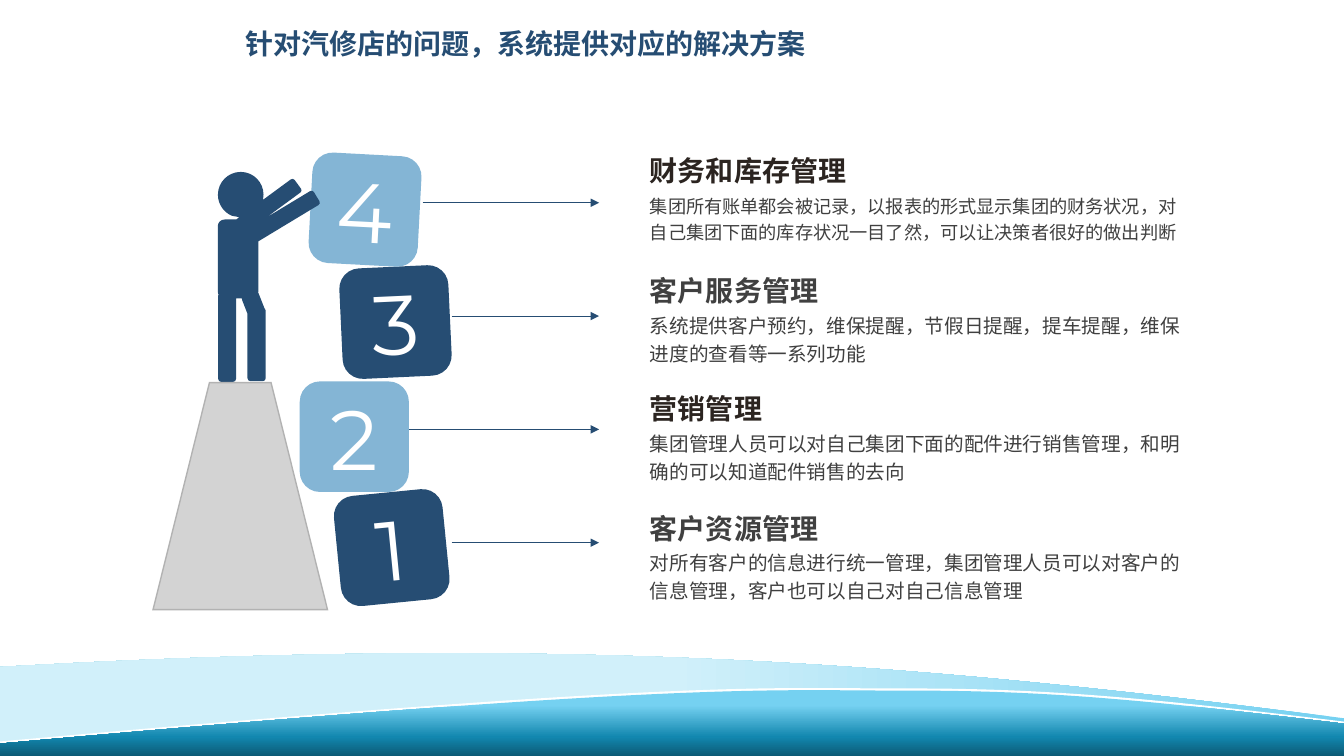
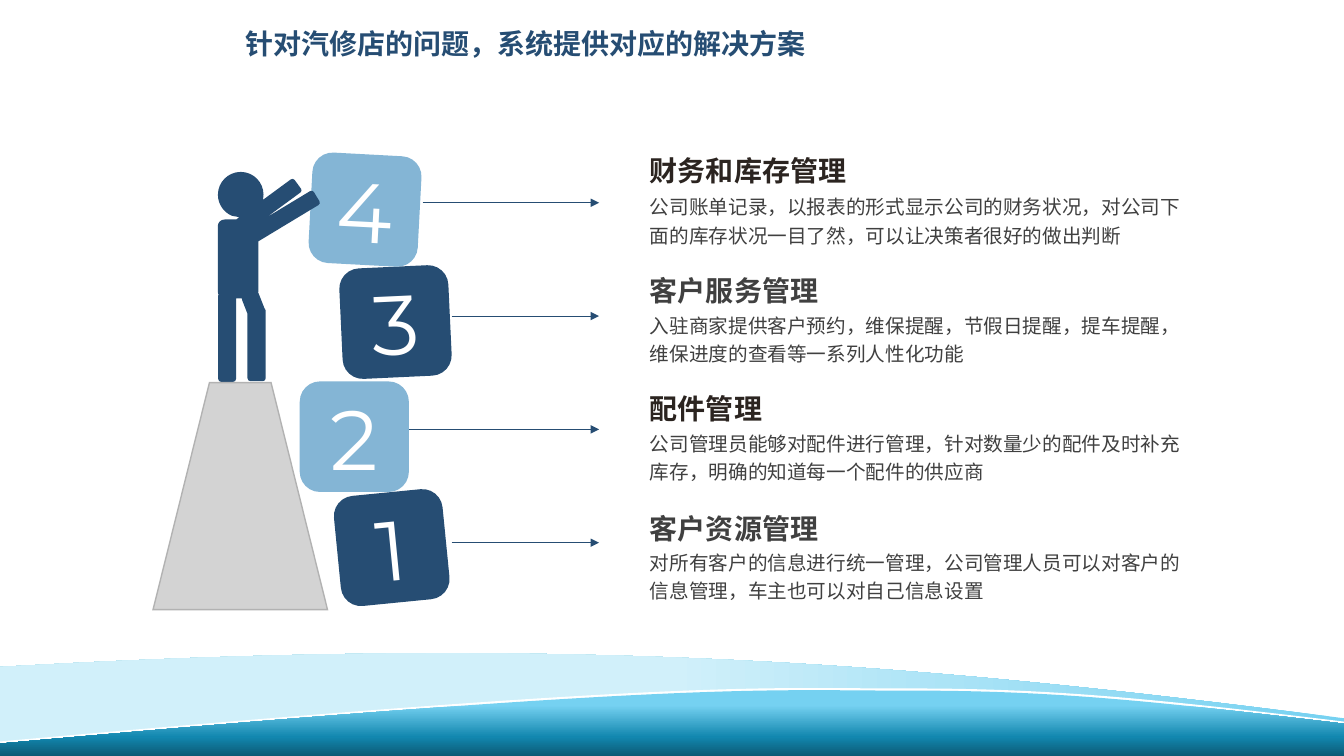
Before and after one commit to GZWgssmart/AutoPlatform, a slide deck: slide 6 of documents/创意科技-项目答辩.pptx. Drawn at 1344x756 pixels with LibreOffice and Linux fonts; fonts in the diff are those of the drawing; background and template pictures are left out. Boxes give left, top, right and bottom in pixels: in the first picture for what was removed or moved away, otherwise in the second. Text is boxed around its words. In the diff, an @@ line names an element or a change of style, - is before the commit and + after.

```diff
--- a/documents/创意科技-项目答辩.pptx
+++ b/documents/创意科技-项目答辩.pptx
@@ text at box(650, 197, 1180, 245): text changed; size 12.9 to 14 pt @@
-集团所有账单都会被记录，以报表的形式显示集团的财务状况，对自己集团下面的库存状况一目了然，可以让决策者很好的做出判断
+公司账单记录，以报表的形式显示公司的财务状况，对公司下面的库存状况一目了然，可以让决策者很好的做出判断
@@ text at box(650, 316, 1180, 363): text changed @@
-系统提供客户预约，维保提醒，节假日提醒，提车提醒，维保进度的查看等一系列功能
+入驻商家提供客户预约，维保提醒，节假日提醒，提车提醒，维保进度的查看等一系列人性化功能
@@ text at box(650, 395, 762, 422): text changed @@
-营销管理
+配件管理
@@ text at box(650, 434, 1180, 481): text changed @@
-集团管理人员可以对自己集团下面的配件进行销售管理，和明确的可以知道配件销售的去向
+公司管理员能够对配件进行管理，针对数量少的配件及时补充库存，明确的知道每一个配件的供应商
@@ text at box(650, 553, 1180, 600): text changed @@
-对所有客户的信息进行统一管理，集团管理人员可以对客户的信息管理，客户也可以自己对自己信息管理
+对所有客户的信息进行统一管理，公司管理人员可以对客户的信息管理，车主也可以对自己信息设置
```
Also in this commit, not shown: 11 other slides changed, 3 slides added, 7 slides removed.
